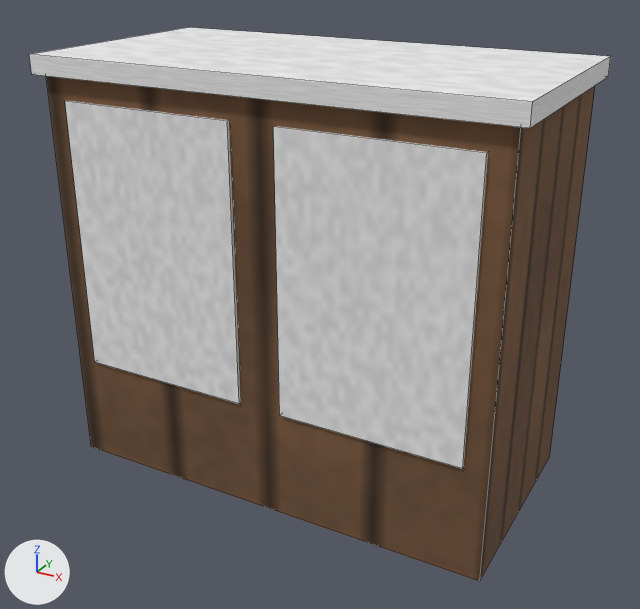
Renders of the OBJ model pkg/Zanko2006/Data/Models/furniture/kitchen_cabinet.obj from each side of a commit.
Before and after are seen from a camera (50 mm lens) standing at (0.891, -1.611, 1.199) and looking at (0.025, -0.037, 0.412). The axes (+X, +Y, +Z) are drawn at lower left. The lights are the same throughout. The older version comes first. Mesh edges are drawn as thin lines. Where no turn or scale is listed for an object, it has been applied to the vertices. Vertices at exactly the same position are counted once.

Before the edit, the objects in view are built like this:
```python
mat_part2 = principled_material('part2')
mat_part2.texture = img_plain_png
mat_part2.roughness = 1.0
mat_part3 = principled_material('part3')
mat_part3.texture = img_plain_png
mat_part3.roughness = 1.0
me_kitchen_cabinet = bpy.data.meshes.new('kitchen_cabinet')
me_kitchen_cabinet.from_pydata(...)  # 32 vertices, 24 faces; spans x -0.52..0.52, y -0.27..0.27, z 0.0..0.94
# faces by material slot: [6, 6, 6, 6]
me_kitchen_cabinet.materials.append(mat_part0)  # picture img_wood_png
me_kitchen_cabinet.materials.append(mat_part1)  # picture img_plain_png
me_kitchen_cabinet.materials.append(mat_part2)  # picture img_plain_png
me_kitchen_cabinet.materials.append(mat_part3)  # picture img_plain_png
# before: 16 (-0.05, -0.256, 0.25) at pixel (239, 403), 17 (-0.05, -0.246, 0.25), 18 (-0.05, -0.246, 0.85), 19 (-0.05, -0.256, 0.85) at pixel (227, 121), 20 (-0.45, -0.246, 0.25)
# before: 21 (-0.45, -0.256, 0.25) at pixel (94, 362), 22 (-0.45, -0.256, 0.85) at pixel (64, 101), 23 (-0.45, -0.246, 0.85), 24 (0.45, -0.256, 0.25) at pixel (462, 468), 25 (0.45, -0.246, 0.25)
# before: 26 (0.45, -0.246, 0.85), 27 (0.45, -0.256, 0.85) at pixel (486, 153), 28 (0.05, -0.246, 0.25), 29 (0.05, -0.256, 0.25) at pixel (279, 415), 30 (0.05, -0.256, 0.85) at pixel (273, 126)
# before: 31 (0.05, -0.246, 0.85)
ob_kitchen_cabinet = bpy.data.objects.new('kitchen_cabinet', me_kitchen_cabinet)
ob_kitchen_cabinet.location = (0.0, 0.0, 0.0)
```
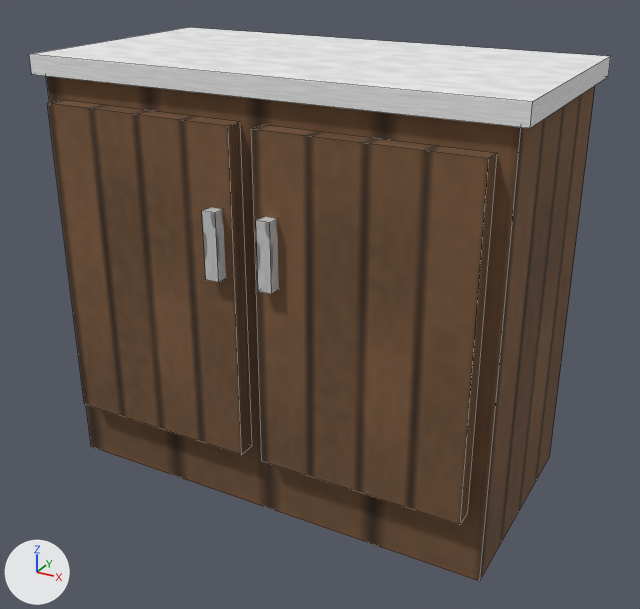
Location of each change, [x1, y1, x2, y2] in pixels of the pictures (640 x 609 px; the box of a moved part takes in the faces that stretch with it):
'kitchen_cabinet', surface changed, reshaped
    both: [29, 27, 611, 581]
part 1 of me_kitchen_cabinet, added
    after: [202, 207, 226, 282]
part 2 of me_kitchen_cabinet, added
    after: [256, 217, 279, 294]
part 3 of me_kitchen_cabinet, moved or reshaped
    before: [65, 101, 488, 469]
    after: [47, 100, 497, 525]

What changed in the scene script:
```text
Add img_metal_png:
    img_metal_png = load_image('metal.png', '../../../Textures/metal.png', 32, 32, 'sRGB')
Change mat_part2:
    mat_part2.texture: img_plain_png -> img_wood_png
Change mat_part3:
    mat_part3.texture: img_plain_png -> img_wood_png
Add mat_part5:
    mat_part5 = principled_material('part5')
    mat_part5.texture = img_metal_png
    mat_part5.roughness = 1.0
Add mat_part4:
    mat_part4 = principled_material('part4')
    mat_part4.texture = img_metal_png
    mat_part4.roughness = 1.0
Change me_kitchen_cabinet:
    used by ob_kitchen_cabinet; location = (0.0, 0.0, 0.0)
    verts and faces of me_kitchen_cabinet; kept vertices keep their numbers, new ones are numbered from 32
    remove me_kitchen_cabinet.from_pydata(...)  # 32 vertices, 24 faces; spans x -0.52..0.52, y -0.27..0.27, z 0.0..0.94
    add me_kitchen_cabinet.from_pydata(...)  # 48 vertices, 36 faces; spans x -0.52..0.52, y -0.315..0.27, z 0.0..0.94
    me_kitchen_cabinet part 1: a new loose piece, a box spanning x -0.075..-0.045, y -0.315..-0.285, z 0.55..0.69, in mat_part4 (picture img_metal_png)
    me_kitchen_cabinet part 2: a new loose piece, a box spanning x 0.045..0.075, y -0.315..-0.285, z 0.55..0.69, in mat_part5 (picture img_metal_png)
    me_kitchen_cabinet part 3
    add verts[16] = (-0.025, -0.29, 0.15)  # moved, pixel (241, 454)
    add verts[17] = (-0.025, -0.25, 0.15)  # moved, pixel (252, 445)
    add verts[18] = (-0.025, -0.25, 0.85)  # moved, pixel (240, 121)
    add verts[19] = (-0.025, -0.29, 0.85)  # moved, pixel (228, 126)
    add verts[20] = (-0.465, -0.25, 0.15)  # moved
    add verts[21] = (-0.465, -0.29, 0.15)  # moved, pixel (84, 404)
    add verts[22] = (-0.465, -0.29, 0.85)  # moved, pixel (47, 103)
    add verts[23] = (-0.465, -0.25, 0.85)  # moved, pixel (61, 99)
    add verts[24] = (0.465, -0.29, 0.15)  # moved, pixel (460, 524)
    add verts[25] = (0.465, -0.25, 0.15)  # moved, pixel (467, 513)
    add verts[26] = (0.465, -0.25, 0.85)  # moved, pixel (497, 153)
    add verts[27] = (0.465, -0.29, 0.85)  # moved, pixel (488, 158)
    add verts[28] = (0.025, -0.25, 0.15)  # moved
    add verts[29] = (0.025, -0.29, 0.15)  # moved, pixel (261, 461)
    add verts[30] = (0.025, -0.29, 0.85)  # moved, pixel (251, 129)
    add verts[31] = (0.025, -0.25, 0.85)  # moved, pixel (263, 124)
    add me_kitchen_cabinet.materials.append(mat_part4)  # picture img_metal_png
    add me_kitchen_cabinet.materials.append(mat_part5)  # picture img_metal_png
```
